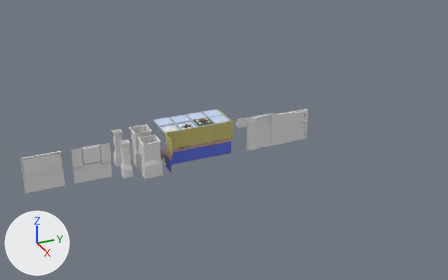
Before and after pictures for a commit that changed the FBX model 3D Pixel art/Wall Set/Modular assets.fbx.
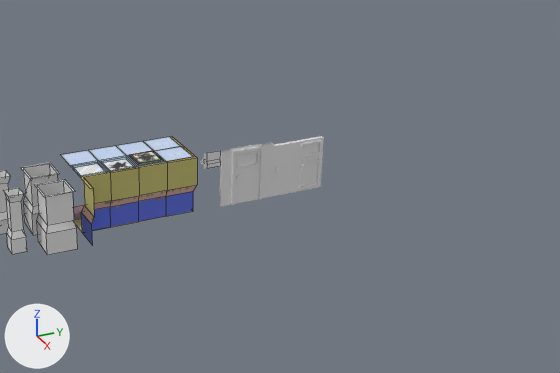
Each version appears first whole from a 50 mm camera at (58.6, -23.3, 31.1) aimed at (-1.7, 3.8, 1.0), and next in a close-up on the part from 26% to 100% of the width and 10% to 89% of the height. Arrows for +X, +Y and +Z are at lower left; the lights stay in place. The close-ups show mesh edges as thin lines. Where no turn or scale is listed for an object, it has been applied to the vertices.

Objects in the first close-up: 'Collumn-Big', 'Collumn-Big-Broken', 'Collumn-Small', 'Collumn-Small.001', 'Corner-In', 'Corner-Out.001', 'DoorA', 'DoorB', 'DoorC', 'DoorFrameA', 'Wall-A-Long'.
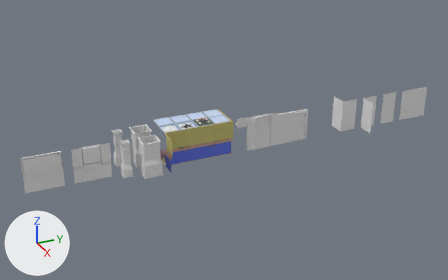
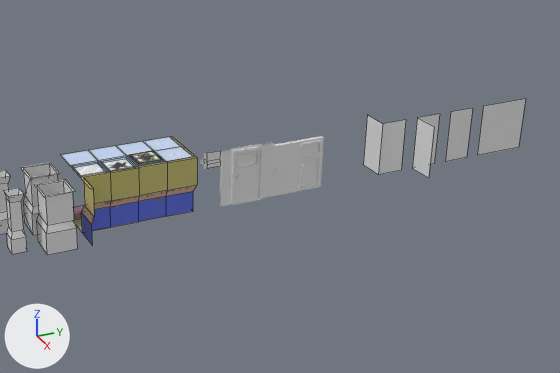
Where the newer file only moved an object's origin or applied its transform, the numbers keep the older frame.

Location of each change, (x1, y1, x2, y2) in pixels of the close-ups (560 x 373 px):
'Wall_Apt_4_Long', added: after (477, 99, 525, 155)
'Wall_Apt_Corner_In', added: after (363, 115, 406, 175)
'Wall_Apt_Corner_Out', added: after (412, 114, 440, 178)
'Wall_Apt_2_Long', added: after (445, 108, 473, 162)

Diff of the bpy script that builds the scene:
```diff
--- a/3D Pixel art/Wall Set/Modular assets.fbx.py
+++ b/3D Pixel art/Wall Set/Modular assets.fbx.py
@@ me_plane_033 @@
+me_plane_033.from_pydata([(0.0, 2.0, 4.0), (0.0, 2.0, 0.0), (0.0, 0.0, 4.0), (0.0, 0.0, 0.0), (-2.0, 0.0, 4.0), (-2.0, 0.0, 0.0)], [], [(0, 1, 3, 2), (2, 3, 5, 4)])
@@ me_plane_030 @@
+me_plane_030.from_pydata([(0.0, 2.0, 4.0), (0.0, 2.0, 0.0), (0.0, 0.0, 4.0), (0.0, 0.0, 0.0)], [], [(0, 1, 3, 2)])
@@ me_plane_031 @@
+me_plane_031.from_pydata([(0.0, 4.0, 4.0), (0.0, 4.0, 0.0), (0.0, 0.0, 4.0), (0.0, 0.0, 0.0)], [], [(0, 1, 3, 2)])
@@ me_plane_032 @@
+me_plane_032.from_pydata([(0.0, 2.0, 4.0), (0.0, 2.0, 0.0), (0.0, 0.0, 4.0), (0.0, 0.0, 0.0), (2.0, 0.0, 4.0), (2.0, 0.0, 0.0)], [], [(0, 1, 3, 2), (2, 3, 5, 4)])
@@ ob_wall_apt_corner_in @@
+ob_wall_apt_corner_in = bpy.data.objects.new('Wall_Apt_Corner_In', me_plane_033)
+ob_wall_apt_corner_in.location = (0.0, 19.0, 0.0)
@@ ob_wall_apt_2_long @@
+ob_wall_apt_2_long = bpy.data.objects.new('Wall_Apt_2_Long', me_plane_030)
+ob_wall_apt_2_long.location = (0.0, 25.0, 0.0)
@@ ob_wall_apt_4_long @@
+ob_wall_apt_4_long = bpy.data.objects.new('Wall_Apt_4_Long', me_plane_031)
+ob_wall_apt_4_long.location = (0.0, 28.0, 0.0)
@@ ob_wall_apt_corner_out @@
+ob_wall_apt_corner_out = bpy.data.objects.new('Wall_Apt_Corner_Out', me_plane_032)
+ob_wall_apt_corner_out.location = (0.0, 22.0, 0.0)
```
